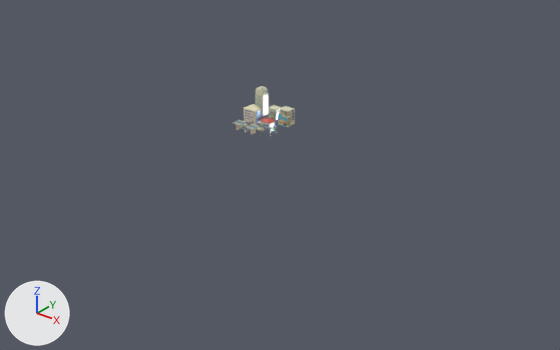
Renders of the Blender file art_source/scenes/submerged_street/v001/export/v001/submerged_street_optimized.blend from each side of a commit.
Before and after are seen from a 50 mm lens placed at (388.0, -497.0, 274.0), pointed at (6.0, -19.0, -23.0). The axes (+X, +Y, +Z) are drawn at lower left. The lights are the same throughout. The first picture is the older version.

Objects in the first picture: 'broken_viaduct.001', 'construction_shell.001', 'highrise_apartment.001', 'l_apartment_fire_escape.001', 'mcdonalds_restaurant.001', 'walkup_apartment.001'.
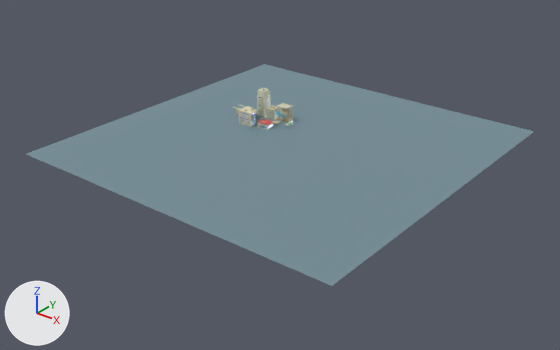
Changed parts and their boxes (x1, y1, x2, y2) in the pictures (560 x 350 px):
'海床_展示', added (cyan)
    after: (27, 64, 535, 286)
'l_apartment_fire_escape.001', moved
    before: (244, 104, 262, 125)
    after: (239, 106, 258, 127)
'highrise_apartment.001', moved
    before: (255, 86, 269, 116)
    after: (257, 88, 271, 118)
'construction_shell.001', moved
    before: (278, 106, 295, 127)
    after: (276, 103, 293, 124)
'broken_viaduct.001', moved
    before: (233, 120, 260, 134)
    after: (233, 104, 259, 114)
'walkup_apartment.001', moved
    before: (268, 105, 281, 120)
    after: (266, 105, 279, 120)
'mcdonalds_restaurant.001', moved
    before: (260, 117, 275, 128)
    after: (257, 119, 273, 130)

What changed in the scene script:
```text
Add me_海床_展示:
    me_海床_展示.from_pydata(...)  # 4 vertices, 1 face; spans x -160.0..160.0, y -160.0..160.0, z 0.0
    me_海床_展示.materials.append(mat_sea_matte)
Change ob_broken_viaduct_001:
    ob_broken_viaduct_001.location: (-46.0, -4.0, 0.0) -> (-72.0, 25.6, 0.0)
Change ob_l_apartment_fire_escape_001:
    ob_l_apartment_fire_escape_001.location: (-56.0, 20.0, 0.0) -> (-56.0, 13.0, 0.0)
Change ob_mcdonalds_restaurant_001:
    ob_mcdonalds_restaurant_001.location: (-40.0, 19.0, 0.0) -> (-39.0, 15.0, 0.0)
Change ob_highrise_apartment_001:
    ob_highrise_apartment_001.location: (-62.0, 38.0, 0.0) -> (-58.0, 36.0, 0.0)
Change ob_construction_shell_001:
    ob_construction_shell_001.location: (-28.0, 32.0, 0.0) -> (-34.0, 37.0, 0.0)
Change ob_walkup_apartment_001:
    ob_walkup_apartment_001.location: (-46.0, 37.0, 0.0) -> (-47.0, 35.5, 0.0)
Add ob_海床_展示:
    ob_海床_展示 = bpy.data.objects.new('海床_展示', me_海床_展示)
    ob_海床_展示.location = (0.0, 0.0, 0.0)
```
